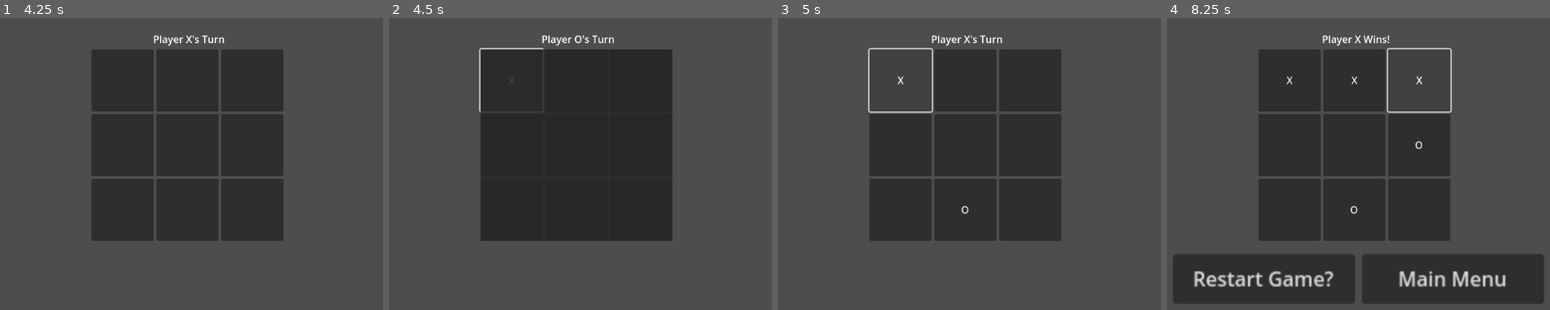
Above: before the commit, frames 1-4 (left to right).
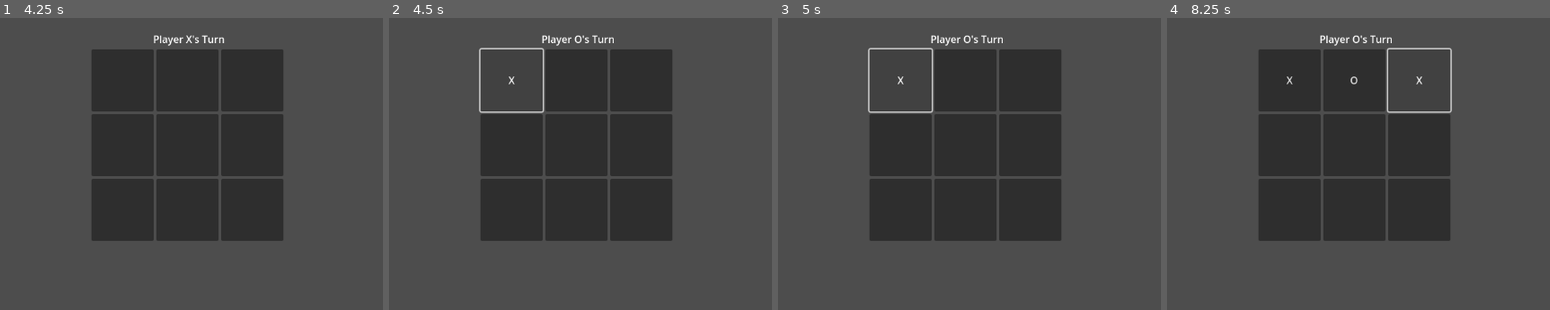
Above: after the commit, the same moments.

Repository: codystuart/tic-tac-godot
Game: Godot game, scene res://main_menu.tscn
Same seed, same stepped clock (60 frames per second), same inputs: the game is played once before the commit and once after it.
Inputs (mouse positions are in pixels of both pictures, inside the frame that each line leads up to):
- Up to frame 1 (4.25 s): click "Settings" at 0.5 s; click "Back" at 1.25 s; click "Start Game" at 2 s; click "Another Human" at 2.75 s; click "Computer (AI)" at 3.5 s
- Up to frame 2 (4.5 s): click (511, 79) at 4.25 s
- Up to frame 3 (5 s): no input
- Up to frame 4 (8.25 s): click "X" at 5 s; click (1354, 79) at 5.75 s; click "X" at 6.5 s; click "O" at 7.25 s; click (1419, 79) at 8 s

Frame 1 is identical in both runs. In frame 2, 1.9% of the frame differs, in the area x 23-74%, y 10-77%; in frame 3, 0.3%; in frame 4, 16%, in the area x 1-99%, y 5-98%.

Commit message:
Added medium difficulty to AI.

Diff:
--- a/game_manager.gd
+++ b/game_manager.gd
@@ -2,5 +2,4 @@
 
 # Manages global game state variables
 
-var is_ai_game = false
-var ai_difficulty = "Easy"
+var game_mode = "pvp" # Can be pvp, easy, medium, or hard
--- a/main_menu.gd
+++ b/main_menu.gd
@@ -47,13 +47,13 @@
 	opponent_choice_panel.hide()
 
 func _on_human_button_pressed():
-	GameManager.is_ai_game = false
+	GameManager.game_mode = "pvp"
 	SfxManager.play(SOUND_UI_CLICK)
 	await MusicManager.fade_out_music(1.0)
 	get_tree().change_scene_to_file("res://tic_tac_toe.tscn")
 
 func _on_ai_button_pressed():
-	GameManager.is_ai_game = true
+	#Gamemanager.game_mode =
 	SfxManager.play(SOUND_UI_CLICK)
 	await MusicManager.fade_out_music(1.0)
 	get_tree().change_scene_to_file("res://tic_tac_toe.tscn")
--- a/settings_menu.gd
+++ b/settings_menu.gd
@@ -17,19 +17,24 @@
 
 	# AI Difficulty Options
 	difficulty_button.item_selected.connect(_on_difficulty_selected)
-	if GameManager.ai_difficulty == "Easy":
+	if GameManager.game_mode == "easy":
 		difficulty_button.select(0)
-	else:
+	elif GameManager.game_mode == "medium":
 		difficulty_button.select(1)
+	#else: # "Hard"
+		#difficulty_button.select(2)
 
 	music_slider.value = AudioServer.get_bus_volume_db(music_bus_index)
 	sfx_slider.value = AudioServer.get_bus_volume_db(sfx_bus_index)
 
 func _on_difficulty_selected(index):
 	if index == 0:
-		GameManager.ai_difficulty = "Easy"
+		GameManager.game_mode = "easy"
 	elif index == 1:
-		GameManager.ai_difficulty = "Hard"
+		GameManager.game_mode = "medium"
+	#else:
+		#GameManager.game_mode = "hard"
+
 func _on_music_volume_changed(value):
 	AudioServer.set_bus_volume_db(music_bus_index, value)
 
--- a/settings_menu.tscn
+++ b/settings_menu.tscn
@@ -72,11 +72,13 @@
 [node name="DifficultyButton" type="OptionButton" parent="CenterContainer/VBoxContainer"]
 layout_mode = 2
 selected = 0
-item_count = 2
+item_count = 3
 popup/item_0/text = "Easy"
 popup/item_0/id = 0
-popup/item_1/text = "Hard"
+popup/item_1/text = "Medium"
 popup/item_1/id = 1
+popup/item_2/text = "Hard"
+popup/item_2/id = 2
 
 [node name="BackButton" type="Button" parent="CenterContainer/VBoxContainer"]
 layout_mode = 2
--- a/tic_tac_toe.gd
+++ b/tic_tac_toe.gd
@@ -81,7 +81,7 @@
 			current_player *=-1
 			update_status_label()
 
-		if GameManager.is_ai_game == true and current_player == -1 and not game_over:
+		if GameManager.game_mode != "pvp" and current_player == -1 and not game_over:
 			input_shield.show()
 			await get_tree().create_timer(0.5).timeout
 			_ai_make_move()
@@ -150,10 +150,12 @@
 
 # --- COMPUTER OPPONENT ---
 func _ai_make_move():
-	if GameManager.ai_difficulty == "Easy":
+	if GameManager.game_mode == "easy":
 		_ai_easy_move()
-	else: # "Hard"
-		_ai_hard_move()
+	elif GameManager.game_mode == "medium":
+		_ai_medium_move()
+	#else: # "Hard"
+		#_ai_hard_move()
 
 func _ai_easy_move():
 	var available_spots = []
@@ -166,13 +168,39 @@
 		var random_spot_index = available_spots.front()
 		_on_button_pressed(random_spot_index)
 
-func _ai_hard_move():
-	var available_spots = []
+func _ai_medium_move():
+	# --- Priority 1: Check for a winning move (Offense) ---
 	for i in range(board.size()):
+		# Check only empty spots
 		if board[i] == 0:
-			available_spots.append(i)
-
-	if not available_spots.empty():
-		available_spots.shuffle()
-		var random_spot_index = available_spots.front()
-		_on_button_pressed(random_spot_index)
+			# Temporarily make the move for the AI
+			board[i] = -1 # AI is player -1
+			# Check if this move is a winner
+			if check_for_win():
+				# If it is, undo the temporary move (good practice)
+				board[i] = 0
+				# Make the winning move for real and stop searching.
+				_on_button_pressed(i)
+				return # Exit the function since we found our best move
+			# IMPORTANT: Undo the temporary move to continue searching
+			board[i] = 0
+
+	# --- Priority 2: Check for a blocking move (Defense) ---
+	for i in range(board.size()):
+		# Check only empty spots
+		if board[i] == 0:
+			# Temporarily make the move for the PLAYER
+			board[i] = 1 # Player is player 1
+			# Check if this move would make the player win
+			if check_for_win():
+				# If it would, we must block it. Undo the temp move.
+				board[i] = 0
+				# Make the blocking move FOR THE AI and stop searching.
+				_on_button_pressed(i)
+				return # Exit the function
+			# IMPORTANT: Undo the temporary move
+			board[i] = 0
+	# --- Priority 3: If no win or block, make a random move (Fallback) ---
+	# If the code reaches this point, it means there were no critical moves.
+	# We can just call our existing easy AI to make a random move.
+	_ai_easy_move()
